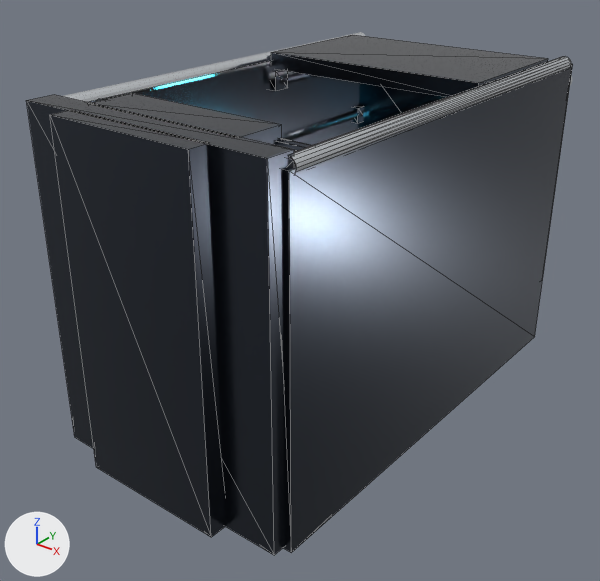
Renders of the glTF model assets/models/mech_cockpit_tub.glb from each side of a commit.
Both versions are drawn from a camera (50 mm lens) standing at (1.377, -1.848, 1.01) and looking at (-0.047, -0.068, -0.094). The axes (+X, +Y, +Z) are drawn at lower left. The lights are the same throughout. The first picture is the older version. Mesh edges are drawn as thin lines on the coarser meshes. Where no turn or scale is listed for an object, it has been applied to the vertices. Vertices at exactly the same position are counted once.

In view in the first picture: 'CanopyTopLip', 'CockpitBulkhead', 'CockpitRail_L', 'CockpitRail_R', 'CockpitWall_L', 'CockpitWall_R', 'FrontChestArmor', 'HeadrestCowl', 'RearSpineMount' and 7 more.
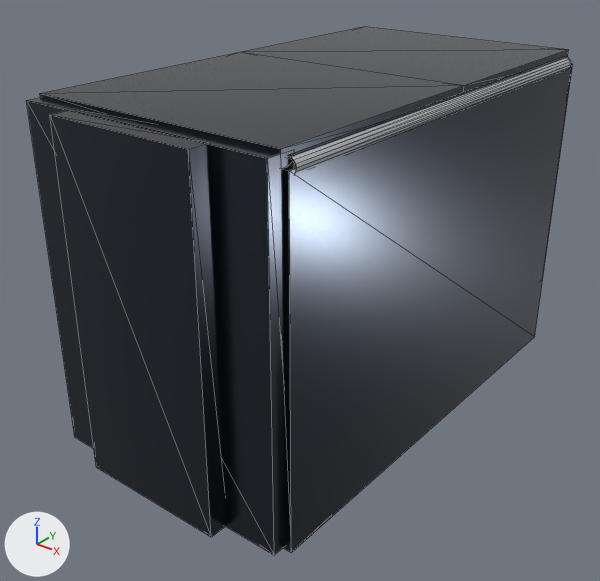
Where the change shows, as pixel boxes (x1, y1, x2, y2) in the pictures (600 x 581 px):
'CockpitRoofRear', added: after (40, 52, 464, 168)
'CanopyTopLip', reshaped (17% wider, 6% taller): before (271, 35, 548, 97); after (243, 26, 568, 92)
'CockpitWall_L', unchanged, covered by the edit: before (139, 64, 360, 145)
'HeadrestCowl', unchanged, covered by the edit: before (92, 93, 282, 144)
'CockpitRail_L', unchanged, covered by the edit: before (63, 32, 365, 103)
'FrontChestArmor', unchanged, covered by the edit: before (358, 83, 448, 129)

What changed in the scene script:
```text
Change me_cube_025:
    used by ob_canopytoplip; location = (0.0, 0.0, 0.0)
    remove me_cube_025.from_pydata(...)  # 8 vertices, 12 faces; spans x -0.36..0.36, y 0.18..0.62, z 0.495..0.545
    add me_cube_025.from_pydata(...)  # 8 vertices, 12 faces; spans x -0.38..0.38, y 0.06..0.72, z 0.52..0.56
    me_cube_025 part 1
    me_cube_025.vertices[0].co: (-0.36, 0.18, 0.495) -> (-0.38, 0.06, 0.52)
    me_cube_025.vertices[1].co: (-0.36, 0.18, 0.545) -> (-0.38, 0.06, 0.56)  # pixel (271, 52) -> pixel (240, 51)
    me_cube_025.vertices[2].co: (-0.36, 0.62, 0.495) -> (-0.38, 0.72, 0.52)
    me_cube_025.vertices[3].co: (-0.36, 0.62, 0.545) -> (-0.38, 0.72, 0.56)  # pixel (352, 34) -> pixel (364, 26)
    me_cube_025.vertices[4].co: (0.36, 0.18, 0.495) -> (0.38, 0.06, 0.52)
    me_cube_025.vertices[5].co: (0.36, 0.18, 0.545) -> (0.38, 0.06, 0.56)  # pixel (478, 82) -> pixel (464, 85)
    me_cube_025.vertices[6].co: (0.36, 0.62, 0.495) -> (0.38, 0.72, 0.52)
    me_cube_025.vertices[7].co: (0.36, 0.62, 0.545) -> (0.38, 0.72, 0.56)  # pixel (548, 58) -> pixel (568, 49)
Add me_cube_008_1:
    me_cube_008_1.from_pydata(...)  # a box spanning x -0.38..0.38, y -0.66..0.06, z 0.52..0.56
    me_cube_008_1.materials.append(mat_darkframesteel)  # greyish blue #3f4550
Add ob_cockpitroofrear:
    ob_cockpitroofrear = bpy.data.objects.new('CockpitRoofRear', me_cube_008_1)
    ob_cockpitroofrear.location = (0.0, 0.0, 0.0)
```
